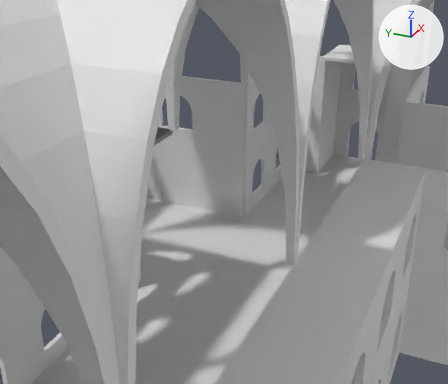
A saved change to the Blender file Assets/Scenes/Gothic Church.blend.
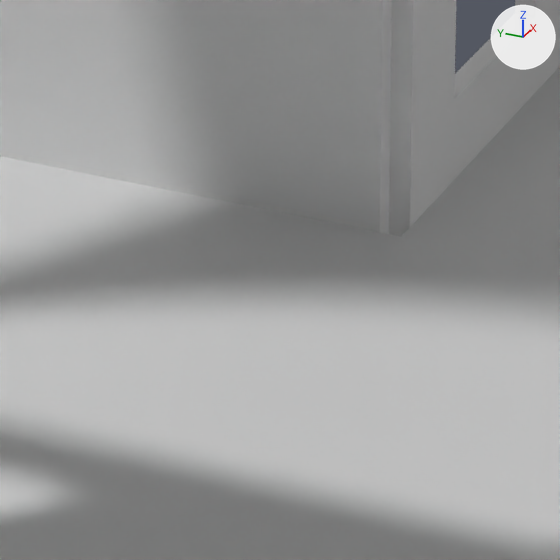
Each version appears first from a 50 mm lens placed at (-25.54, -8.03, 16.36), pointed at (1.16, 3.98, 3.01), and next in a close-up on the part from 41% to 60% of the width and 47% to 69% of the height. Lighting does not change. The marker at upper right points along +X, +Y and +Z.

Objects in the first close-up: 'Church Floor 4x4x0_2_proxy.004', 'Church Floor 4x4x0_2_proxy.005', 'Church Floor 4x4x0_2_proxy.007', 'Church Floor 4x4x0_2_proxy.018', 'Church Floor 4x4x0_2_proxy.019', 'Church Wall 4x2x0_2_proxy.024', 'Church Wall 4x4x0_2_proxy.025', 'Church Window 4x4x0_2_proxy.039'.
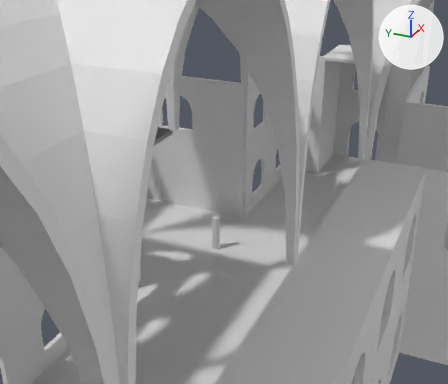
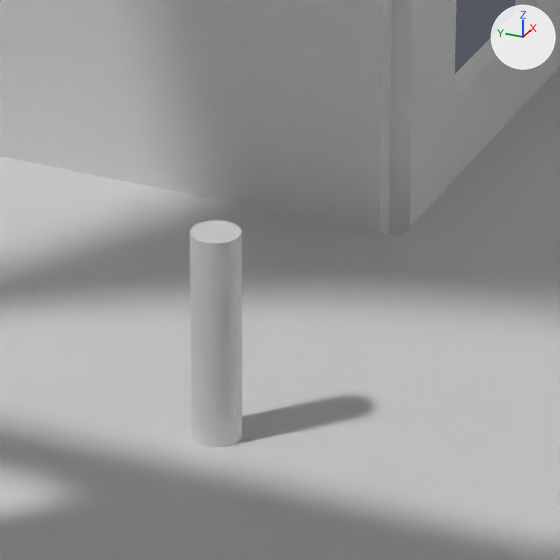
Changed parts and their boxes (x1, y1, x2, y2) in the close-ups (560 x 560 px):
'Mannequin', added
    after: (190, 220, 242, 447)

The edits, one by one:
Mesh me_cylinder is new.
It has 64 vertices, 34 faces and spans x -0.2..0.2, y -0.2..0.2, z 0.0..1.8.
Object 'Mannequin' (ob_mannequin) is new; it shows me_cylinder.
Its location is (0.2, 4.0, 0.2).
